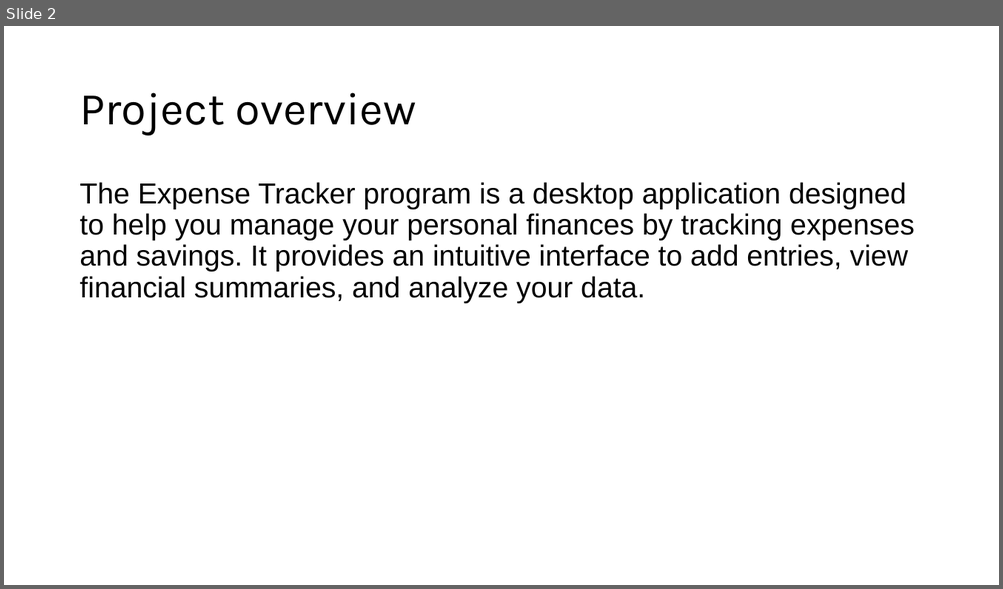
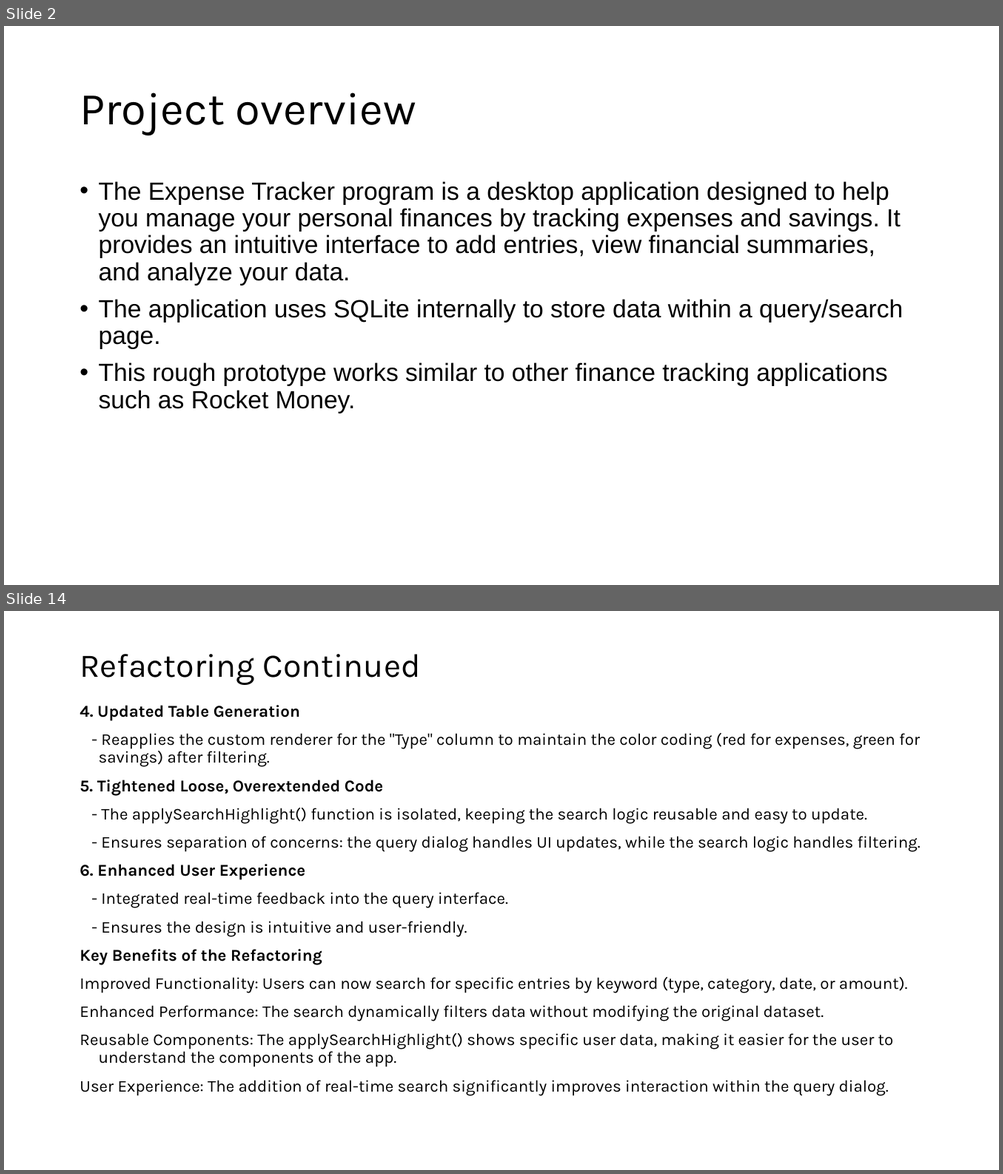
Before and after one commit to Dreymeister/ExpenseTracker, a slide deck: Documents/ASE420_ExpenseTracker.pptx. Shown one above the other, each under a label of ours: slide 2 before the commit, slides 2 and 14 after it; the slides between them are not shown. The pictures are 1003x589 and 1003x1174 pixels, drawn with LibreOffice and Linux fonts; fonts in the diff are those of the drawing. Boxes give left, top, right and bottom in pixels: in the first picture for what was removed or moved away, otherwise in the second. Text is boxed around its words. In the diff, an @@ line names an element or a change of style, - is before the commit and + after.

```diff
--- a/Documents/ASE420_ExpenseTracker.pptx
+++ b/Documents/ASE420_ExpenseTracker.pptx
@@ slide 14 added at bbox=[4, 611, 999, 1170], background #FFFFFF @@
@@ title added at bbox=[79, 654, 421, 685], 32 pt, text #000000 @@
+Refactoring Continued
@@ text added at bbox=[79, 705, 920, 1096], 16 pt, text #000000 @@
+4. Updated Table Generation
+- Reapplies the custom renderer for the "Type" column to maintain the color coding (red for expenses, green for savings) after filtering.
+5. Tightened Loose, Overextended Code
+- The applySearchHighlight() function is isolated, keeping the search logic reusable and easy to update.
+- Ensures separation of concerns: the query dialog handles UI updates, while the search logic handles filtering.
+6. Enhanced User Experience
+- Integrated real-time feedback into the query interface.
+- Ensures the design is intuitive and user-friendly.
+Key Benefits of the Refactoring
+Improved Functionality: Users can now search for specific entries by keyword (type, category, date, or amount).
+Enhanced Performance: The search dynamically filters data without modifying the original dataset.
+Reusable Components: The applySearchHighlight() shows specific user data, making it easier for the user to understand the components of the app.
+User Experience: The addition of real-time search significantly improves interaction within the query dialog.
@@ slide 2 changed as well @@
@@ text at bbox=[99, 181, 900, 286]: size 28 to 24 pt in "The Expense Tracker program is a desktop ..."; bullet none to • @@
@@ text at bbox=[99, 299, 902, 414]: paragraphs added @@
+• The application uses SQLite internally to store data within a query/search page.
+• This rough prototype works similar to other finance tracking applications such as Rocket Money.
```
Also in this commit, not shown: 2 other slides changed, 13 other slides added, 1 slide removed, 1 other file.
